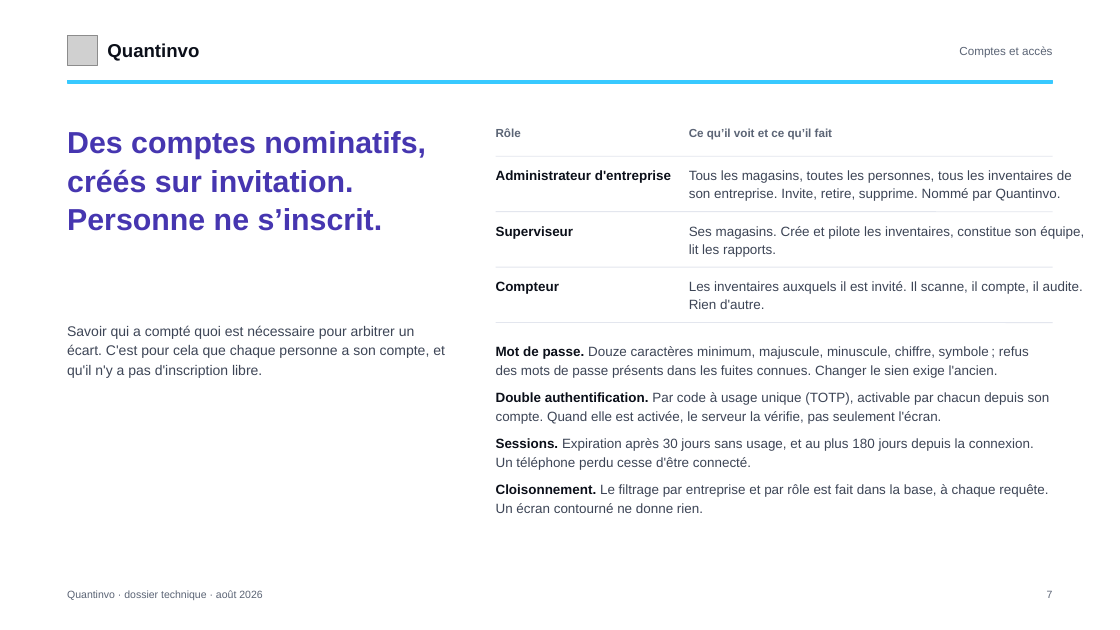
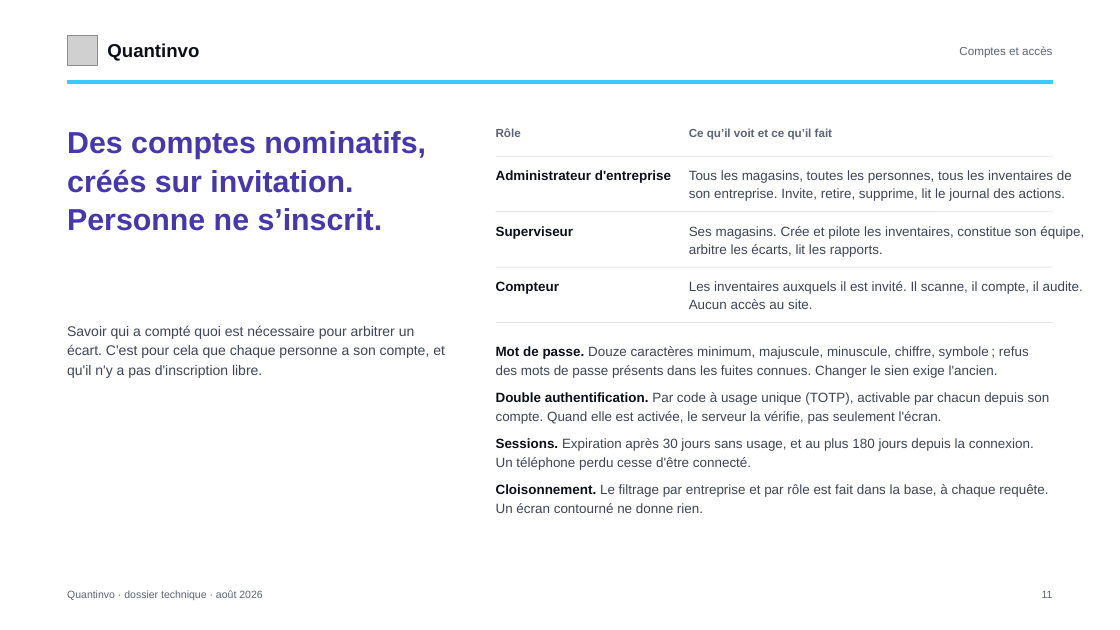
Before and after one commit to devkaylab/Inventaire, a slide deck: slide 11 of docs/entreprise/deck/Quantinvo-dossier-DSI.pptx (slide 7 before the commit). Drawn at 1120x630 pixels with LibreOffice and Linux fonts; fonts in the diff are those of the drawing; grey boxes stand for pictures. Boxes give left, top, right and bottom in pixels: in the first picture for what was removed or moved away, otherwise in the second. Text is boxed around its words. In the diff, an @@ line names an element or a change of style, - is before the commit and + after.

Commit message:
Cinq présentations qui disent le prix en vigueur
Les decks du 24 août portaient encore la grille au volume de stock, une
semaine après son remplacement — et le deck Samaritaine promettait
« compteurs illimités » et « pas d'abonnement par appareil », soit l'inverse
exact de ce qu'on facture depuis le 30 août.

`offres.js` lit désormais la grille dans `web/lib/offres.ts`, la source du
site, et `blocs.js` la dessine : un deck régénéré dit forcément le prix en
vigueur, et une grille remaniée sans que le module suive fait échouer la
génération au lieu de sortir un document faux. `web/tests/deck.test.ts` refuse
qu'un montant soit réécrit à la main, sous ses trois écritures plausibles —
vérifié dans les deux sens.

Deux présentations nouvelles :

- « L'essentiel » (10 pages), pour un prospect qui a déjà une solution : ce
  que coûte vraiment une flotte de terminaux, le face-à-face poste par poste,
  et la page « Pour être honnête » qui dit ce qu'un terminal durci fait mieux
  qu'un téléphone. Aucun prix concurrent, ici ni à l'oral.
- « Tarification » (11 pages) : pourquoi on facture les appareils qui comptent
  plutôt qu'un stock déclaré, la grille, le plafond souple, la souscription en
  ligne, et ce que la licence remplace dans un budget d'inventaire.

Le dossier DSI passe de 12 à 17 pages et couvre ce qu'une DSI organise APRÈS
la signature : où prendre l'application, la mise en place étape par étape, la
prise en main, et les trois audits d'août avec leur méthode.

Captures refaites : elles montraient la barre du haut, remplacée par le rail
le 30 août. Deux défauts trouvés en les reprenant — l'indicateur de
développement de Next partait chez le client, et le magasin d'essai portait le
nom d'un prospect réel (« Oberlin Lyon » désormais, comme dans l'application).

Et le séparateur de milliers des decks est passé à l'espace fine insécable,
celui du site : deux documents qu'un prospect voit côte à côte n'écrivent plus
« 2 400 € » de deux façons.

```diff
--- a/docs/entreprise/deck/Quantinvo-dossier-DSI.pptx
+++ b/docs/entreprise/deck/Quantinvo-dossier-DSI.pptx
@@ text at [689, 170, 1072, 201]: text changed @@
-Tous les magasins, toutes les personnes, tous les inventaires de son entreprise. Invite, retire, supprime. Nommé par Quantinvo.
+Tous les magasins, toutes les personnes, tous les inventaires de son entreprise. Invite, retire, supprime, lit le journal des actions.
@@ text at [689, 226, 1084, 257]: text changed @@
-Ses magasins. Crée et pilote les inventaires, constitue son équipe, lit les rapports.
+Ses magasins. Crée et pilote les inventaires, constitue son équipe, arbitre les écarts, lit les rapports.
@@ text at [689, 281, 1083, 309]: text changed @@
-Les inventaires auxquels il est invité. Il scanne, il compte, il audite. Rien d'autre.
+Les inventaires auxquels il est invité. Il scanne, il compte, il audite. Aucun accès au site.
@@ text at [1042, 591, 1053, 598]: text changed @@
-7
+11
```
Also in this commit, not shown: 11 other slides changed, 5 slides added, 25 other files.
